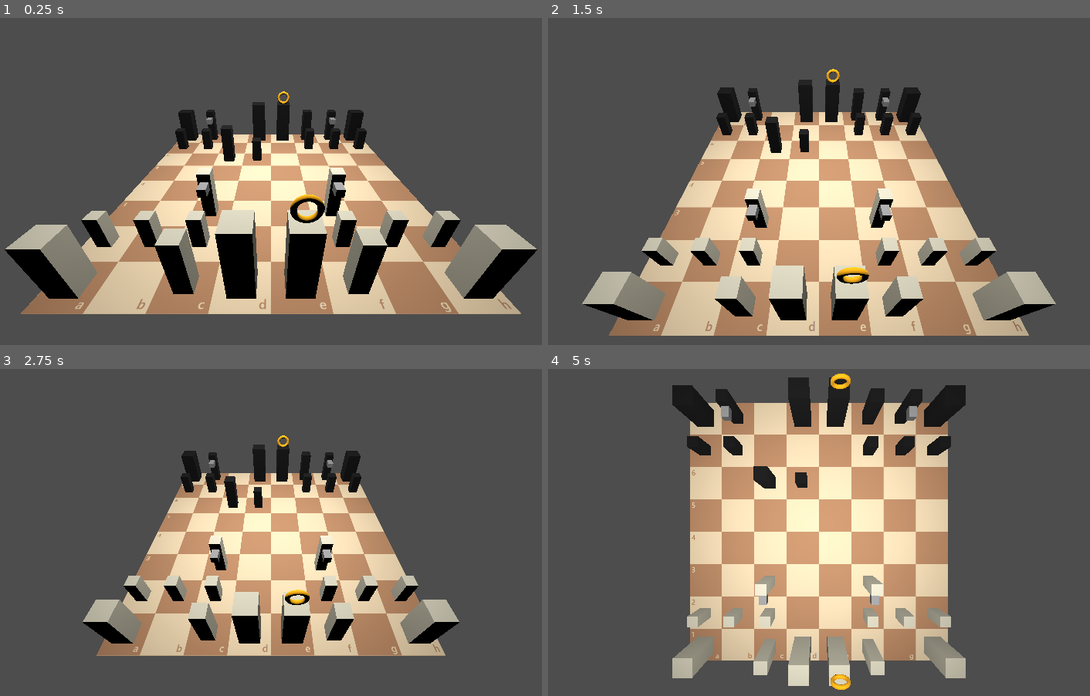
Above: before the commit, frames 1-4 (two rows, left to right).
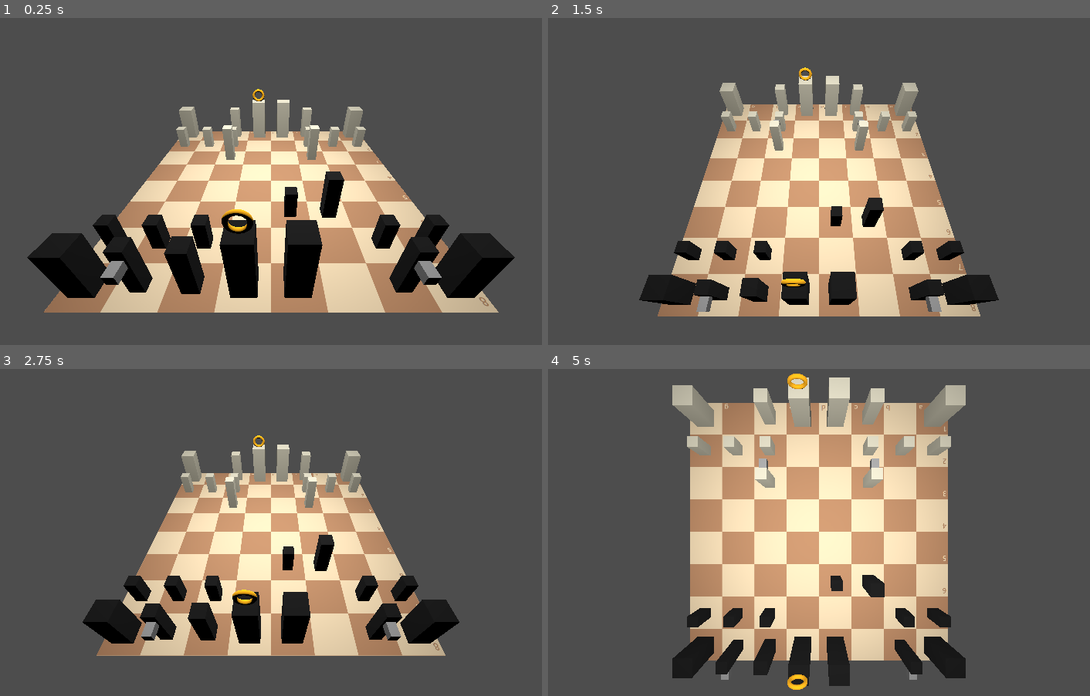
Above: after the commit, the same moments.

Repository: kuboi1/godot-chess-3d
Game: Godot game, scene res://scenes/main.tscn
Same seed, same stepped clock (60 frames per second), same inputs: the game is played once before the commit and once after it.
Inputs (mouse positions are in pixels of both pictures, inside the frame that each line leads up to):
- Up to frame 1 (0.25 s): no input
- Up to frame 2 (1.5 s): move the mouse to (954, 161) at 0.52 s; hold S (chess_camera_down) 0.53-1.28 s; click (954, 161) at 0.67 s; move the mouse to (694, 197) at 1.27 s; tap W (chess_camera_up) at 1.35 s; click (694, 197) at 1.42 s
- Up to frame 3 (2.75 s): move the mouse to (330, 454) at 2.02 s; hold S (chess_camera_down) from 2.03 s (still down); click (330, 454) at 2.17 s
- Up to frame 4 (5 s): move the mouse to (786, 601) at 2.77 s; release S (chess_camera_down) at 2.78 s; tap W (chess_camera_up) at 2.85, 4.35 s; click (786, 601) at 2.92 s; move the mouse to (1003, 584) at 3.52 s; hold S (chess_camera_down) 3.53-4.28 s; click (1003, 584) at 3.67 s; move the mouse to (634, 480) at 4.27 s; click (634, 480) at 4.42 s

The runs differ from the first frame. In frame 1, 21% of the frame differs, in the area x 0-100%, y 21-91%; in frame 2, 27%, in the area x 6-94%, y 15-98%; in frame 3, 8.4%; in frame 4, 11%.
Error before the commit: Invalid access to property or key 'player_to_move' on a base object of type 'Node (ChessStartingPositionGenerator)'. (res://scenes/Chess/Controller/chess_contr…

Commit message:
fix king movement component castling infinite loop bug

Diff:
--- a/scenes/Chess/Board/chess_board.tscn
+++ b/scenes/Chess/Board/chess_board.tscn
@@ -360,7 +360,7 @@
 position_y = "8"
 
 [node name="Knight" parent="Tiles/B8" instance=ExtResource("5_ij87f")]
-transform = Transform3D(-1, 0, -8.742278e-08, 0, 1, 0, 8.742278e-08, 0, -1, -0.0, 0, -0.0)
+transform = Transform3D(-1, 0, -8.742278e-08, 0, 1, 0, 8.742278e-08, 0, -1, 0, 0, 0)
 owner_player = 1
 
 [node name="C8" parent="Tiles" instance=ExtResource("2_maaw1")]
@@ -401,7 +401,7 @@
 position_y = "8"
 
 [node name="Knight" parent="Tiles/G8" instance=ExtResource("5_ij87f")]
-transform = Transform3D(-1, 0, -8.742278e-08, 0, 1, 0, 8.742278e-08, 0, -1, -0.0, 0, -0.0)
+transform = Transform3D(-1, 0, -8.742278e-08, 0, 1, 0, 8.742278e-08, 0, -1, 0, 0, 0)
 owner_player = 1
 
 [node name="H8" parent="Tiles" instance=ExtResource("2_maaw1")]
--- a/scenes/Chess/Piece/Components/Movement/chess_piece_movement_component.gd
+++ b/scenes/Chess/Piece/Components/Movement/chess_piece_movement_component.gd
@@ -36,7 +36,8 @@
 		board,
 		board_dimension,
 		piece_owner,
-		move_idx
+		move_idx,
+		validate_checks
 	)
 
 	if validate_checks:
@@ -103,12 +104,14 @@
 
 
 # PIECE SPECIFIC LOGIC HERE
+@warning_ignore('unused_parameter')
 func _get_piece_legal_moves(
 	current_pos: Vector2i,
 	board: Array[Array],
 	board_dimensions: Vector2i,
 	piece_owner: ChessController.Player,
-	move_idx: int
+	move_idx: int,
+	validate_checks: bool
 ) -> Array[ChessMove]:
 	# Implementation in derived components
 	return []
--- a/scenes/Chess/Piece/Types/Bishop/bishop_movement_component.gd
+++ b/scenes/Chess/Piece/Types/Bishop/bishop_movement_component.gd
@@ -7,7 +7,8 @@
 	board: Array[Array],
 	board_dimensions: Vector2i,
 	piece_owner: ChessController.Player,
-	_move_idx: int
+	_move_idx: int,
+	_validate_checks: bool
 ) -> Array[ChessMove]:
 	var legal_moves: Array[ChessMove] = []
 
--- a/scenes/Chess/Piece/Types/King/king_movement_component.gd
+++ b/scenes/Chess/Piece/Types/King/king_movement_component.gd
@@ -7,7 +7,8 @@
 	board: Array[Array],
 	board_dimensions: Vector2i,
 	piece_owner: ChessController.Player,
-	_move_idx: int
+	_move_idx: int,
+	validate_checks: bool
 ) -> Array[ChessMove]:
 	var legal_moves: Array[ChessMove] = []
 
@@ -43,12 +44,12 @@
 	# Castling logic
 	if not has_moved():
 		# Kingside castling (right)
-		var kingside_castling_move = _check_castling_move(current_pos, board, piece_owner, true, _move_idx)
+		var kingside_castling_move = _check_castling_move(current_pos, board, piece_owner, true, _move_idx, validate_checks)
 		if kingside_castling_move != null:
 			legal_moves.append(kingside_castling_move)
 
 		# Queenside castling (left)
-		var queenside_castling_move = _check_castling_move(current_pos, board, piece_owner, false, _move_idx)
+		var queenside_castling_move = _check_castling_move(current_pos, board, piece_owner, false, _move_idx, validate_checks)
 		if queenside_castling_move != null:
 			legal_moves.append(queenside_castling_move)
 
@@ -62,7 +63,8 @@
 	board: Array[Array],
 	piece_owner: ChessController.Player,
 	kingside: bool,
-	move_idx: int
+	move_idx: int,
+	validate_checks: bool
 ) -> ChessMove:
 	var board_width = board[0].size()
 
@@ -107,20 +109,23 @@
 			return null
 		x += direction
 
-	var opposing_player := ChessUtils.get_opposing_player(piece_owner)
+	# Only validate castling through check if validate_checks is true
+	# This prevents infinite recursion when checking attack patterns
+	if validate_checks:
+		var opposing_player := ChessUtils.get_opposing_player(piece_owner)
 
-	# King must not be in check
-	if ChessBoardUtils.is_position_attacked(current_pos, opposing_player, board, move_idx):
-		return null
+		# King must not be in check
+		if ChessBoardUtils.is_position_attacked(current_pos, opposing_player, board, move_idx):
+			return null
 
-	# King must not pass through a square that is under attack
-	var passing_through_pos = Vector2i(current_pos.x + direction, current_pos.y)
-	if ChessBoardUtils.is_position_attacked(passing_through_pos, opposing_player, board, move_idx):
-		return null
+		# King must not pass through a square that is under attack
+		var passing_through_pos = Vector2i(current_pos.x + direction, current_pos.y)
+		if ChessBoardUtils.is_position_attacked(passing_through_pos, opposing_player, board, move_idx):
+			return null
 
-	# King must not end up in check after castling
-	var destination_pos = Vector2i(king_destination_x, current_pos.y)
-	if ChessBoardUtils.is_position_attacked(destination_pos, opposing_player, board, move_idx):
-		return null
+		# King must not end up in check after castling
+		var destination_pos = Vector2i(king_destination_x, current_pos.y)
+		if ChessBoardUtils.is_position_attacked(destination_pos, opposing_player, board, move_idx):
+			return null
 
-	return ChessMove.new(destination_pos, ChessMove.Type.CASTLE, {rook = rook_piece})
+	return ChessMove.new(Vector2i(king_destination_x, current_pos.y), ChessMove.Type.CASTLE, {rook = rook_piece})
--- a/scenes/Chess/Piece/Types/Knight/knight_movement_component.gd
+++ b/scenes/Chess/Piece/Types/Knight/knight_movement_component.gd
@@ -7,7 +7,8 @@
 	board: Array[Array],
 	board_dimensions: Vector2i,
 	piece_owner: ChessController.Player,
-	_move_idx: int
+	_move_idx: int,
+	_validate_checks: bool
 ) -> Array[ChessMove]:
 	var legal_moves: Array[ChessMove] = []
 
--- a/scenes/Chess/Piece/Types/Pawn/pawn_movement_component.gd
+++ b/scenes/Chess/Piece/Types/Pawn/pawn_movement_component.gd
@@ -7,14 +7,16 @@
 	board: Array[Array],
 	board_dimensions: Vector2i,
 	piece_owner: ChessController.Player,
-	move_idx: int
+	move_idx: int,
+	_validate_checks: bool
 ) -> Array[ChessMove]:
 	var legal_moves: Array[ChessMove] = []
 
 	# Determine forward direction based on player
 	var forward_direction: int = 1 if piece_owner == ChessController.Player.WHITE else -1
 
-	# Determine promotion rank (last rank)
+	# Determine ranks
+	var starting_rank = 1 if piece_owner == ChessController.Player.WHITE else board_dimensions.y - 2
 	var promotion_rank: int = board_dimensions.y - 1 if piece_owner == ChessController.Player.WHITE else 0
 
 	# Forward movement
@@ -29,8 +31,8 @@
 			else:
 				legal_moves.append(ChessMove.new(one_forward))
 
-			# Two square forward movement
-			if not has_moved():
+			# Two square forward movement (only from starting rank)
+			if current_pos.y == starting_rank:
 				var two_forward = current_pos + Vector2i(0, forward_direction * 2)
 				if _is_in_board_bounds(two_forward, board_dimensions):
 					# two_forward_tile: ChessBoardTile|_SimulatedTile
@@ -73,8 +75,8 @@
 ) -> Array[ChessMove]:
 	var en_passant_moves: Array[ChessMove] = []
 
-	# White pawns can en passant on rank 5 (y=4), Black pawns on rank 4 (y=3)
-	var en_passant_rank = 4 if piece_owner == ChessController.Player.WHITE else 3
+	# White pawns can en passant on rank 5, Black pawns on rank 4
+	var en_passant_rank = board_dimensions.y - 4 if piece_owner == ChessController.Player.WHITE else board_dimensions.y - 5
 	if current_pos.y != en_passant_rank:
 		return en_passant_moves
 
--- a/scenes/Chess/Piece/Types/Queen/queen_movement_component.gd
+++ b/scenes/Chess/Piece/Types/Queen/queen_movement_component.gd
@@ -11,13 +11,14 @@
 	board: Array[Array],
 	board_dimensions: Vector2i,
 	piece_owner: ChessController.Player,
-	move_idx: int
+	move_idx: int,
+	validate_checks: bool
 ) -> Array[ChessMove]:
 	if not rook_component or not bishop_component:
 		push_error('QueenMovementComponent requires RookMovementComponent and BishopMovementComponent child nodes')
 		return []
 
-	var straight_moves = rook_component._get_piece_legal_moves(current_pos, board, board_dimensions, piece_owner, move_idx)
-	var diagonal_moves = bishop_component._get_piece_legal_moves(current_pos, board, board_dimensions, piece_owner, move_idx)
+	var straight_moves = rook_component._get_piece_legal_moves(current_pos, board, board_dimensions, piece_owner, move_idx, validate_checks)
+	var diagonal_moves = bishop_component._get_piece_legal_moves(current_pos, board, board_dimensions, piece_owner, move_idx, validate_checks)
 
 	return straight_moves + diagonal_moves
--- a/scenes/Chess/Piece/Types/Rook/rook_movement_component.gd
+++ b/scenes/Chess/Piece/Types/Rook/rook_movement_component.gd
@@ -7,7 +7,8 @@
 	board: Array[Array],
 	board_dimensions: Vector2i,
 	piece_owner: ChessController.Player,
-	_move_idx: int
+	_move_idx: int,
+	_validate_checks: bool
 ) -> Array[ChessMove]:
 	var legal_moves: Array[ChessMove] = []
 
--- a/scenes/Chess/Services/StartingPositionGenerator/chess_starting_position_generator.gd
+++ b/scenes/Chess/Services/StartingPositionGenerator/chess_starting_position_generator.gd
@@ -3,16 +3,20 @@
 
 
 enum StartingPositionType {
-	EXPORT_VAR,
+	CUSTOM,
 	FEN_NOTATION
 }
 
 @export_category('Config')
 @export var active: bool = true
-@export var use_position: StartingPositionType = StartingPositionType.EXPORT_VAR
+@export var use_position: StartingPositionType = StartingPositionType.CUSTOM
+@export var player_to_move: ChessController.Player
 
 @export_category('Positions')
+@export_subgroup('Custom')
 @export var _placements: Array[ChessPiecePlacement] = []
+@export_subgroup('Fen')
+## Only supports the first part of the string. Who's move it is is determined by the player_to_move export var
 @export var _fen_notation_position: String
 
 # Pieces preloads
@@ -60,6 +64,10 @@
 		var piece_instance: ChessPiece = PIECE_SCENES[placement.piece].instantiate()
 
 		piece_instance.owner_player = placement.player
+
+		# Rotate black pieces to face inside the board
+		if placement.player == ChessController.Player.BLACK:
+			piece_instance.rotation_degrees.y = 180
 
 		tile.piece = piece_instance
 
